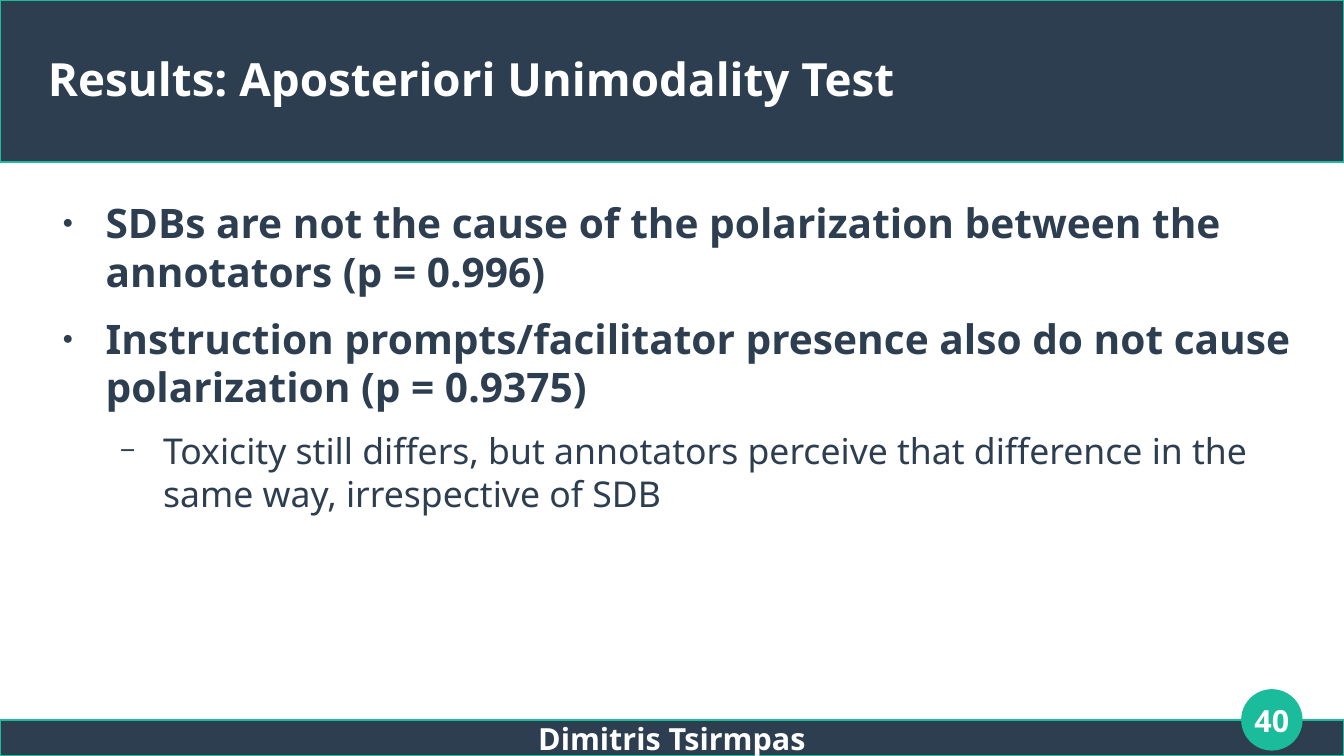
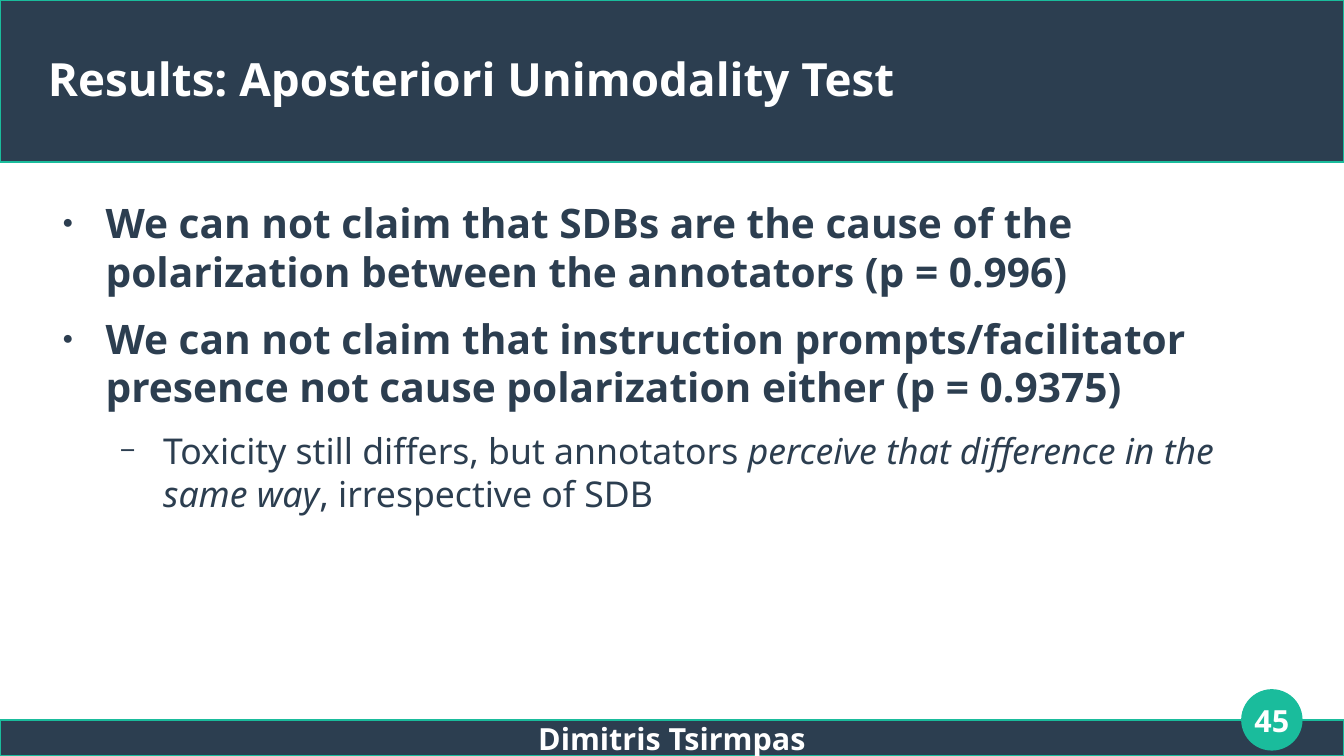
Before and after one commit to dimits-ts/llm_moderation_research, a slide deck: slide 45 of presentations/thesis.odp (slide 40 before the commit). Drawn at 1344x756 pixels with LibreOffice and Linux fonts; fonts in the diff are those of the drawing. Boxes give left, top, right and bottom in pixels: in the first picture for what was removed or moved away, otherwise in the second. Text is boxed around its words. In the diff, an @@ line names an element or a change of style, - is before the commit and + after.

```diff
--- a/presentations/thesis.odp
+++ b/presentations/thesis.odp
@@ text at bbox=[106, 207, 1186, 412]: text changed @@
-● SDBs are not the cause of the polarization between the annotators (p = 0.996)
-● Instruction prompts/facilitator presence also do not cause polarization (p = 0.9375)
+● We can not claim that SDBs are the cause of the polarization between the annotators (p = 0.996)
+● We can not claim that instruction prompts/facilitator presence not cause polarization either (p = 0.9375)
@@ text at bbox=[163, 436, 1214, 516]: italic on in "perceive that difference in the same way," @@
@@ page number at bbox=[1254, 710, 1289, 733]: text changed @@
-40
+45
```
Also in this commit, not shown: 13 other slides changed, 7 slides added, 1 slide removed.
